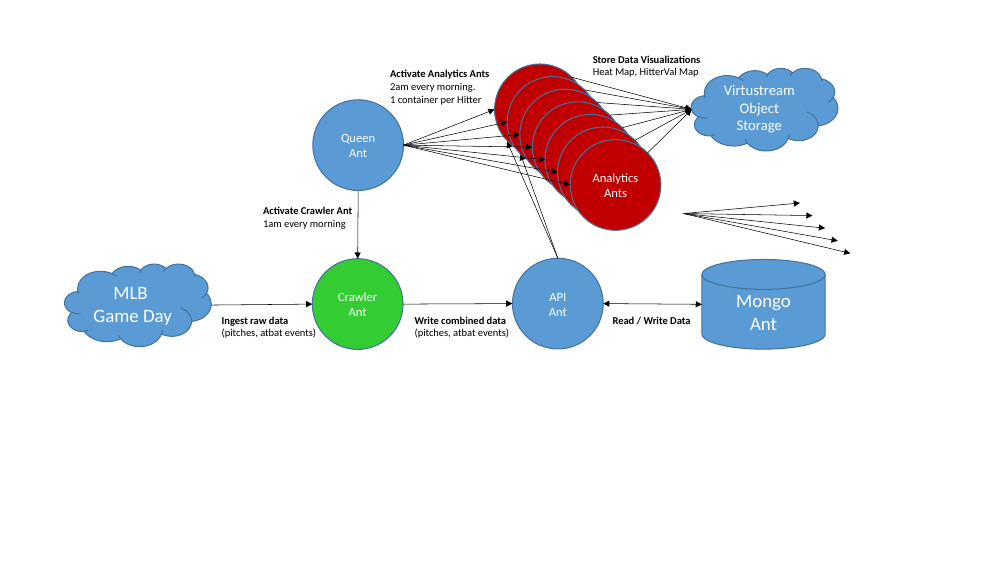
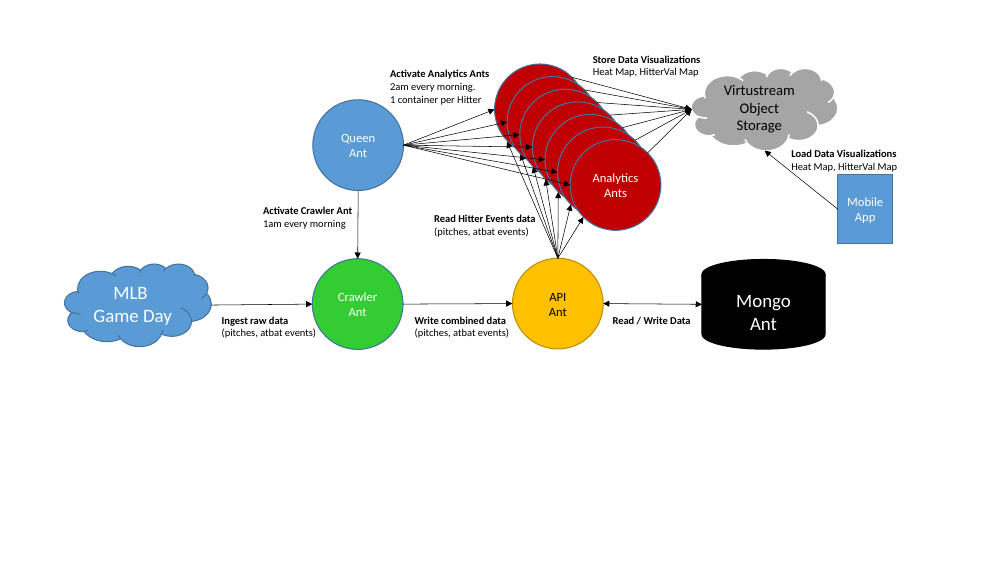
Before and after one commit to fire-ants/mlb-admin, a slide deck: slide 1 of admin/MLB-PitchersFriend-ApplicationFlow.pptx. Drawn at 1008x567 pixels with LibreOffice and Linux fonts; fonts in the diff are those of the drawing. Boxes give left, top, right and bottom in pixels: in the first picture for what was removed or moved away, otherwise in the second. Text is boxed around its words. In the diff, an @@ line names an element or a change of style, - is before the commit and + after.

```diff
--- a/admin/MLB-PitchersFriend-ApplicationFlow.pptx
+++ b/admin/MLB-PitchersFriend-ApplicationFlow.pptx
@@ cloud "Virtustream Object Storage" at bbox=[691, 68, 838, 150]: text colour #FFFFFF to #000000; fill #5B9BD5 to #A5A5A5; outline #43739E 1 pt to #FFFFFF 1.5 pt @@
@@ text added at bbox=[791, 149, 897, 174], 10 pt, text #000000, bold @@
+Load Data Visualizations
+Heat Map, HitterVal Map
@@ arrow moved from (684, 214) - (851, 253) to (558, 259) - (533, 166) @@
@@ arrow moved from (684, 214) - (838, 241) to (558, 259) - (546, 179) @@
@@ arrow added from (838, 209) to (765, 150), #000000 0.5 pt @@
@@ rectangle added at bbox=[838, 175, 892, 243], fill #5B9BD5, outline #43739E 1 pt, 12 pt, text #FFFFFF @@
+Mobile App
@@ arrow moved from (684, 214) - (826, 228) to (558, 259) - (558, 192) @@
@@ arrow moved from (684, 214) - (813, 216) to (558, 259) - (571, 204) @@
@@ text added at bbox=[434, 214, 535, 237], 10 pt, text #000000 @@
+Read Hitter Events data
+(pitches, atbat events)
@@ arrow moved from (684, 214) - (800, 203) to (558, 259) - (584, 217) @@
@@ ellipse "API" at bbox=[513, 259, 603, 349]: text colour #FFFFFF to #000000; fill #5B9BD5 to #FFC000; outline #43739E 1 pt to #BD8E00 1 pt @@
@@ cylinder "Mongo" at bbox=[702, 259, 826, 349]: fill #5B9BD5 to #000000; outline #43739E 1 pt to #000000 1 pt @@
```
Also in this commit, not shown: 1 slide removed, 1 other file.
